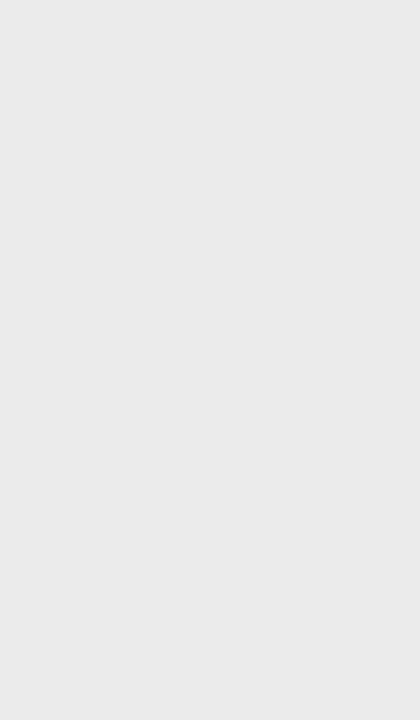
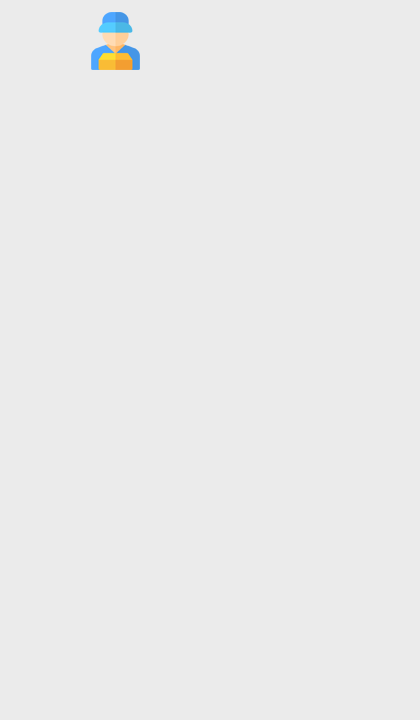
Layered file, before and after one edit (420x720). Changes by layer:
added layer "Layer 1" above "Rectangle 1" over [91, 12, 140, 70]
